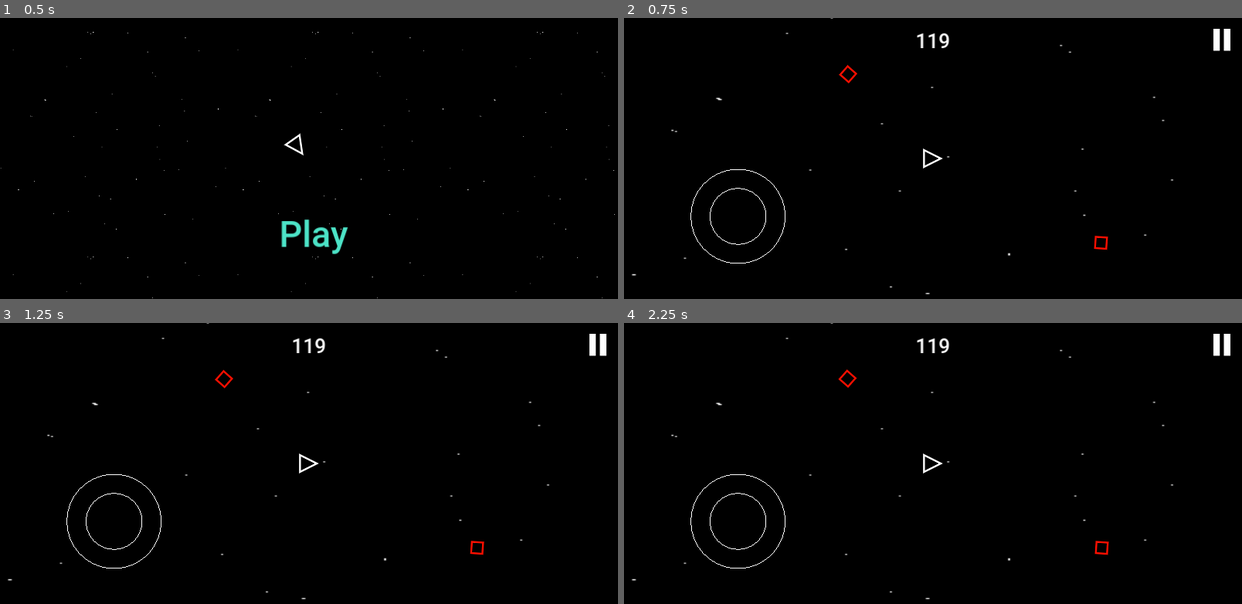
Above: before the commit, frames 1-4 (two rows, left to right).
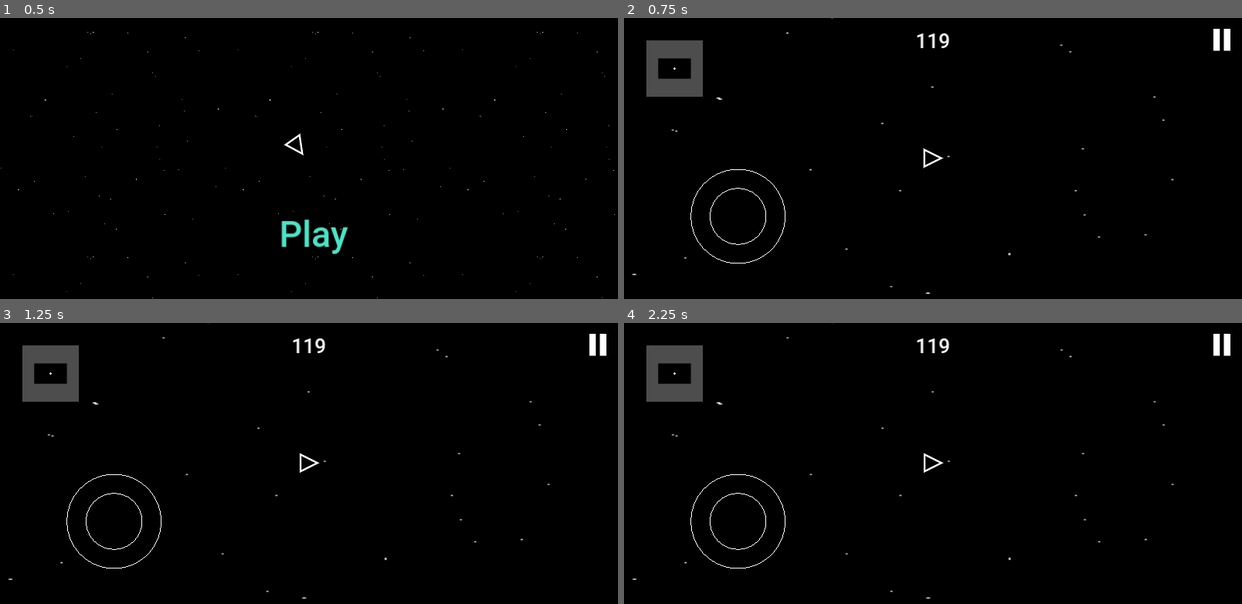
Above: after the commit, the same moments.

Repository: Ryu204/name-later
Game: Godot game, scene res://Layouts/index.tscn
The game is run twice, just before and just after one commit, with the same random seed, the same clock (stepped at 60 frames per second) and the same inputs.
Inputs (mouse positions are in pixels of both pictures, inside the frame that each line leads up to):
- Up to frame 1 (0.5 s): no input
- Up to frame 2 (0.75 s): click "Play" at 0.5 s
- Up to frame 3 (1.25 s): no input
- Up to frame 4 (2.25 s): click (1223, 345) at 1.25 s; click (933, 463) at 2 s

Frame 1 is identical in both runs. In frame 2, 1.7% of the frame differs, in the area x 1-89%, y 0-99%; in frame 3, 1.8%; in frame 4, 1.8%.

Commit message:
Add camera follow and minimap

Diff:
--- /dev/null
+++ b/Components/Manager/environment_manager.gd
@@ -0,0 +1,9 @@
+extends Spawner
+
+func _ready() -> void:
+	initialize(
+		Spawner.spawn_amount_log_callback(0, 0.2),
+		Spawner.spawn_level_random_callback,
+		Spawner.spawn_position_rect_callback()
+	)
+	add_spawnable(preload(Constants.SCENE_ROCK))
--- a/Components/environment_manager.tscn
+++ b/Components/Manager/environment_manager.tscn
@@ -1,6 +1,6 @@
 [gd_scene load_steps=2 format=3 uid="uid://vyxt354l20i1"]
 
-[ext_resource type="Script" path="res://Components/environment_manager.gd" id="1_hrbh2"]
+[ext_resource type="Script" path="res://Components/Manager/environment_manager.gd" id="1_hrbh2"]
 
 [node name="EnvironmentManager" type="Node"]
 script = ExtResource("1_hrbh2")
--- a/Components/Player/player.gd
+++ b/Components/Player/player.gd
@@ -5,6 +5,8 @@
 @export_group('Appearance')
 @export var height = 30.0
 @export var width = 30.0
+
+@onready var _camera_controller = $Shape/RemoteTransform2D
 
 var _control_callback = func(): return Vector2.ZERO
 
@@ -16,8 +18,9 @@
 		Vector2(0, -height / 2)
 	]))
 
-func set_control_callback(callback: Callable) -> void:
-	_control_callback = callback
+func initialize(control_callback: Callable, main_camera: Camera2D) -> void:
+	_control_callback = control_callback
+	_camera_controller.remote_path = _camera_controller.get_path_to(main_camera)
 
 func _physics_process(_delta: float) -> void:
 	var dir = _control_callback.call() as Vector2
--- a/Components/Player/player.tscn
+++ b/Components/Player/player.tscn
@@ -11,3 +11,6 @@
 turn_strength = 4.0
 force = 500.0
 damping = 0.2
+
+[node name="RemoteTransform2D" type="RemoteTransform2D" parent="Shape"]
+position = Vector2(1, 0)
--- a/Components/environment_manager.gd
+++ /dev/null
@@ -1,9 +0,0 @@
-extends Node
-
-func _ready() -> void:
-	var rock1 = preload(Constants.SCENE_ROCK).instantiate()
-	rock1.position = Vector2(-150, -150)
-	add_child(rock1)
-	var rock2 = preload(Constants.SCENE_ROCK).instantiate()
-	rock2.position = Vector2(300, 150)
-	add_child(rock2)
--- a/Components/shape.gd
+++ b/Components/shape.gd
@@ -11,6 +11,7 @@
 @export var damping: float
 
 @onready var _collision_shape = $CollisionPolygon2D
+@onready var _minimap_element = $MinimapElement
 
 signal destroyed
 
@@ -19,6 +20,9 @@
 var _speed = 0.0
 var _is_controlled = false
 var _is_queued_destroy = false
+
+func _ready() -> void:
+	_minimap_element.color = color
 
 func set_vertices(points: PackedVector2Array) -> void:
 	assert(points.size() > 2, 'Insufficient vertices count')
--- a/Components/shape.tscn
+++ b/Components/shape.tscn
@@ -1,9 +1,15 @@
-[gd_scene load_steps=2 format=3 uid="uid://cfj21agyf0b47"]
+[gd_scene load_steps=3 format=3 uid="uid://cfj21agyf0b47"]
 
 [ext_resource type="Script" path="res://Components/shape.gd" id="1_tapq0"]
+[ext_resource type="Script" path="res://Scripts/minimap_element.gd" id="2_3rmpf"]
 
 [node name="Shape" type="CharacterBody2D"]
 position = Vector2(-1, 0)
 script = ExtResource("1_tapq0")
 
 [node name="CollisionPolygon2D" type="CollisionPolygon2D" parent="."]
+
+[node name="MinimapElement" type="Node2D" parent="."]
+visibility_layer = 2
+script = ExtResource("2_3rmpf")
+size = 40.0
--- a/Layouts/game.gd
+++ b/Layouts/game.gd
@@ -3,9 +3,13 @@
 @onready var _pause_button = $CanvasLayer/Pause
 @onready var _joystick = $CanvasLayer/Joystick
 @onready var _player = $Player
+@onready var _camera = $Camera2D
 
 func _ready() -> void:
 	_pause_button.pressed.connect(func():
 		push_requested.emit(preload(PAUSE).instantiate())
 	)
-	_player.set_control_callback(_joystick.get_value)
+	_player.initialize(
+		_joystick.get_value,
+		_camera
+	)
--- a/Layouts/game.tscn
+++ b/Layouts/game.tscn
@@ -1,13 +1,14 @@
-[gd_scene load_steps=9 format=3 uid="uid://bkrjsx2q53cp2"]
+[gd_scene load_steps=10 format=3 uid="uid://bkrjsx2q53cp2"]
 
 [ext_resource type="Texture2D" uid="uid://cg8y4h0b4rinm" path="res://Textures/button_pause.png" id="1_2cyyj"]
 [ext_resource type="Script" path="res://Layouts/game.gd" id="1_pwcpb"]
 [ext_resource type="Theme" uid="uid://bc40efy8a55jg" path="res://Themes/main.tres" id="2_yl7tb"]
 [ext_resource type="PackedScene" uid="uid://bit1yaadtv7i" path="res://Components/joystick.tscn" id="3_vmjwi"]
 [ext_resource type="Texture2D" uid="uid://csnksmmsbhq5c" path="res://Textures/background.png" id="4_a4tjm"]
+[ext_resource type="Script" path="res://Scripts/minimap.gd" id="5_2eeet"]
 [ext_resource type="PackedScene" uid="uid://d15dv55or5iyv" path="res://Components/Player/player.tscn" id="6_klyhy"]
 [ext_resource type="PackedScene" uid="uid://dcgisaekr00fh" path="res://Components/Manager/enemy_manager.tscn" id="7_qbvme"]
-[ext_resource type="PackedScene" uid="uid://vyxt354l20i1" path="res://Components/environment_manager.tscn" id="8_sisi1"]
+[ext_resource type="PackedScene" uid="uid://vyxt354l20i1" path="res://Components/Manager/environment_manager.tscn" id="8_sisi1"]
 
 [node name="Game" type="Node"]
 script = ExtResource("1_pwcpb")
@@ -47,6 +48,24 @@
 offset_bottom = -147.035
 grow_vertical = 0
 
+[node name="SubViewportContainer" type="SubViewportContainer" parent="CanvasLayer"]
+offset_left = 40.0
+offset_top = 40.0
+offset_right = 140.0
+offset_bottom = 140.0
+stretch = true
+
+[node name="SubViewport" type="SubViewport" parent="CanvasLayer/SubViewportContainer" node_paths=PackedStringArray("main_camera", "map_camera")]
+handle_input_locally = false
+size = Vector2i(100, 100)
+render_target_update_mode = 4
+script = ExtResource("5_2eeet")
+main_camera = NodePath("../../../Camera2D")
+map_camera = NodePath("Camera2D")
+zoom = 2.0
+
+[node name="Camera2D" type="Camera2D" parent="CanvasLayer/SubViewportContainer/SubViewport"]
+
 [node name="Sprite2D" type="Sprite2D" parent="."]
 scale = Vector2(3.1875, 1.96115)
 texture = ExtResource("4_a4tjm")
@@ -57,3 +76,10 @@
 [node name="EnvironmentManager" parent="." instance=ExtResource("8_sisi1")]
 
 [node name="Player" parent="." instance=ExtResource("6_klyhy")]
+
+[node name="Camera2D" type="Camera2D" parent="."]
+process_callback = 0
+position_smoothing_enabled = true
+
+[node name="RemoteTransform2D" type="RemoteTransform2D" parent="Camera2D"]
+remote_path = NodePath("../../CanvasLayer/SubViewportContainer/SubViewport/Camera2D")
--- a/Layouts/index.gd
+++ b/Layouts/index.gd
@@ -1,8 +1,9 @@
-extends Node2D
+extends App
 
 @onready var layouts = $Layouts
 
 func _ready() -> void:
+	super()
 	_on_layout_push(preload(Layout.MAIN_MENU).instantiate())
 
 func _on_layout_clear() -> void:
--- a/Layouts/index.tscn
+++ b/Layouts/index.tscn
@@ -6,5 +6,3 @@
 script = ExtResource("1_7w13u")
 
 [node name="Layouts" type="Node" parent="."]
-
-[node name="Camera2D" type="Camera2D" parent="."]
--- /dev/null
+++ b/Scripts/app.gd
@@ -0,0 +1,15 @@
+class_name App
+
+extends Node
+
+func _ready() -> void:
+	_initialize_graphics()
+
+func _initialize_graphics() -> void:
+	var vp = get_global_viewport(self)
+	for layer in range(20):
+		vp.set_canvas_cull_mask_bit(layer, false)
+	vp.set_canvas_cull_mask_bit(0, true)
+
+static func get_global_viewport(node: Node) -> Viewport:
+	return node.get_tree().root.get_viewport()
--- /dev/null
+++ b/Scripts/minimap.gd
@@ -0,0 +1,17 @@
+class_name Minimap
+
+extends SubViewport
+
+@export var main_camera: Camera2D
+@export var map_camera: Camera2D
+@export var zoom = 1.0
+
+func _ready() -> void:
+	var vp = App.get_global_viewport(self)
+	world_2d = vp.world_2d
+	var aspect = Vector2(
+		get_visible_rect().size.x / vp.get_visible_rect().size.x,
+		get_visible_rect().size.x / vp.get_visible_rect().size.x
+	)
+	var real_zoom = max(aspect.x, aspect.y) / zoom
+	map_camera.zoom = Vector2(real_zoom, real_zoom)
--- /dev/null
+++ b/Scripts/minimap_element.gd
@@ -0,0 +1,10 @@
+extends Node2D
+
+@export var size: float
+@export var color: Color
+
+func _process(_delta: float) -> void:
+	queue_redraw()
+
+func _draw():
+	draw_circle(Vector2.ZERO, size, color)
--- a/project.godot
+++ b/project.godot
@@ -27,6 +27,10 @@
 
 pointing/emulate_touch_from_mouse=true
 
+[layer_names]
+
+2d_render/layer_2="Minimap"
+
 [physics]
 
 2d/default_gravity_vector=Vector2(0, 0)
